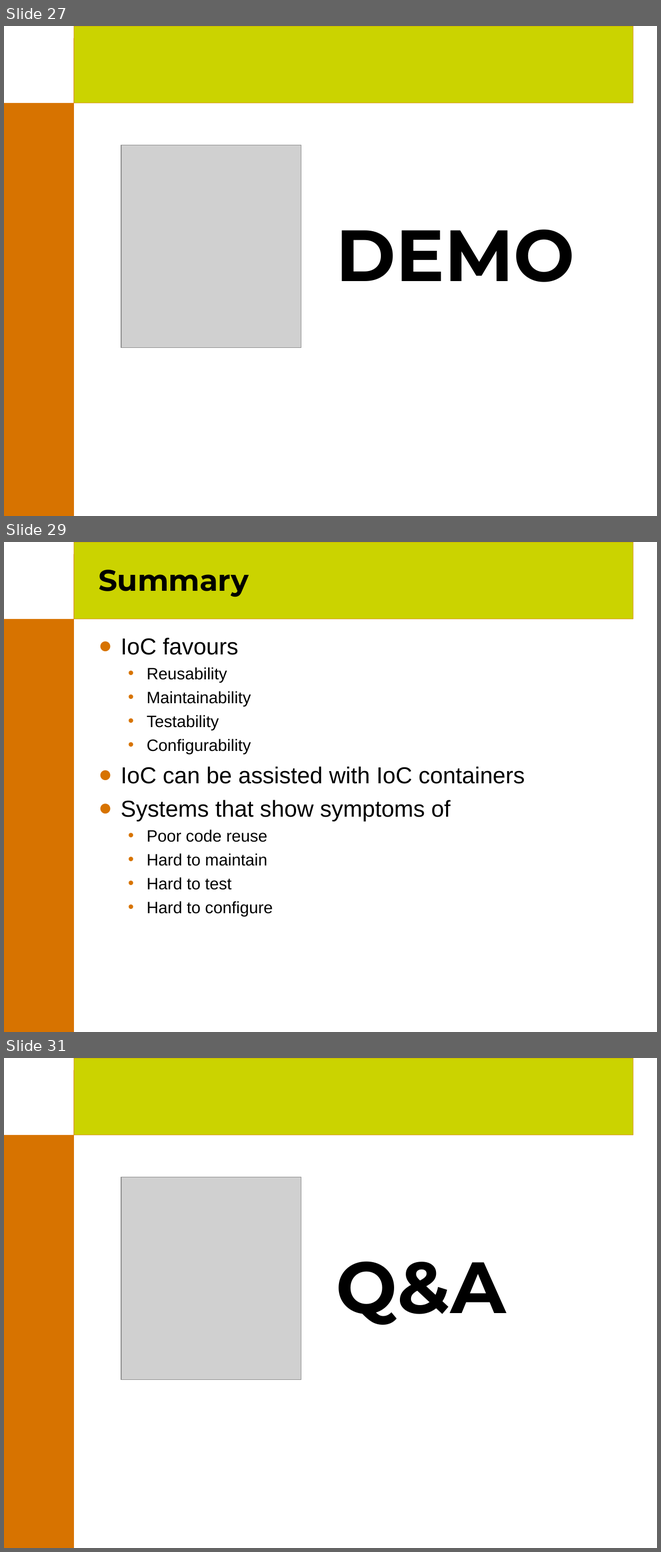
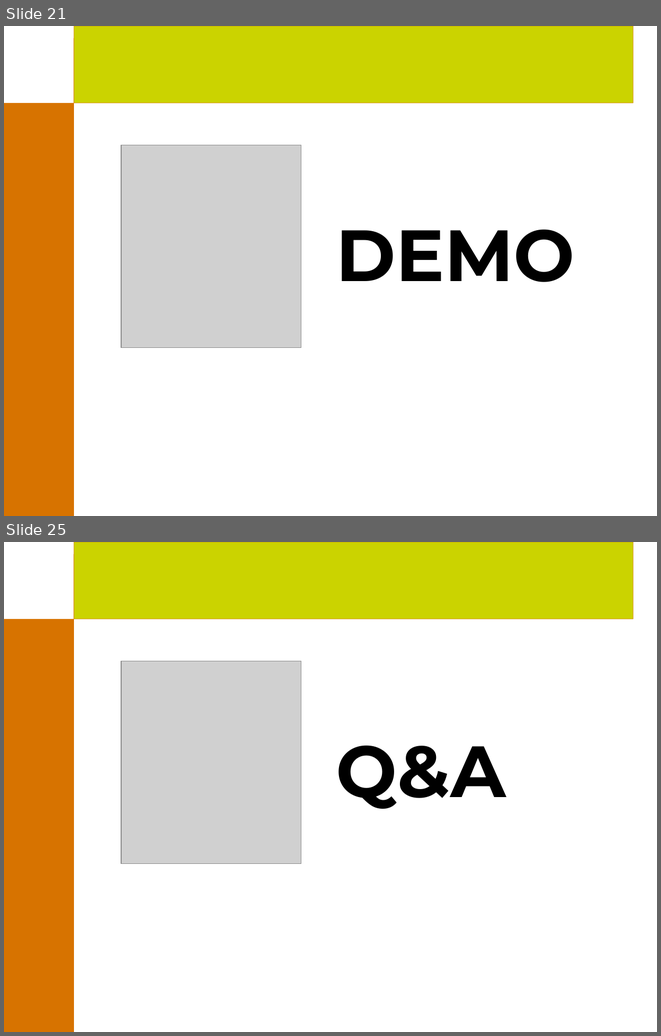
Before and after one commit to joehni/PicoContainer1-CVS, a slide deck: site/presentations/PicoContainer.ppt. Shown one above the other, each under a label of ours: slides 27, 29 and 31 before the commit, slides 21 and 25 after it; the slides between them are not shown. The pictures are 661x1552 and 661x1036 pixels, drawn with LibreOffice and Linux fonts; fonts in the diff are those of the drawing; grey boxes stand for pictures; background and template pictures are left out. Boxes give left, top, right and bottom in pixels: in the first picture for what was removed or moved away, otherwise in the second. Text is boxed around its words. In the diff, an @@ line names an element or a change of style, - is before the commit and + after.

```diff
--- a/site/presentations/PicoContainer.ppt
+++ b/site/presentations/PicoContainer.ppt
@@ slide 29 removed at (x1=4, y1=542, x2=657, y2=1032), background #FFFFFF; not listed: 3 template elements that a slide beside it also shows @@
@@ title removed at (x1=98, y1=570, x2=249, y2=597) @@
-Summary
@@ text removed at (x1=121, y1=637, x2=524, y2=917) @@
-● IoC favours
-  • Reusability
-  • Maintainability
-  • Testability
-  • Configurability
-● IoC can be assisted with IoC containers
-● Systems that show symptoms of
-  • Poor code reuse
-  • Hard to maintain
-  • Hard to test
-  • Hard to configure
@@ what was slide 27 is now slide 21 @@
@@ what was slide 31 is now slide 25 @@
```
Also in this commit, not shown: 15 slides changed, 4 slides added, 6 other slides removed.
